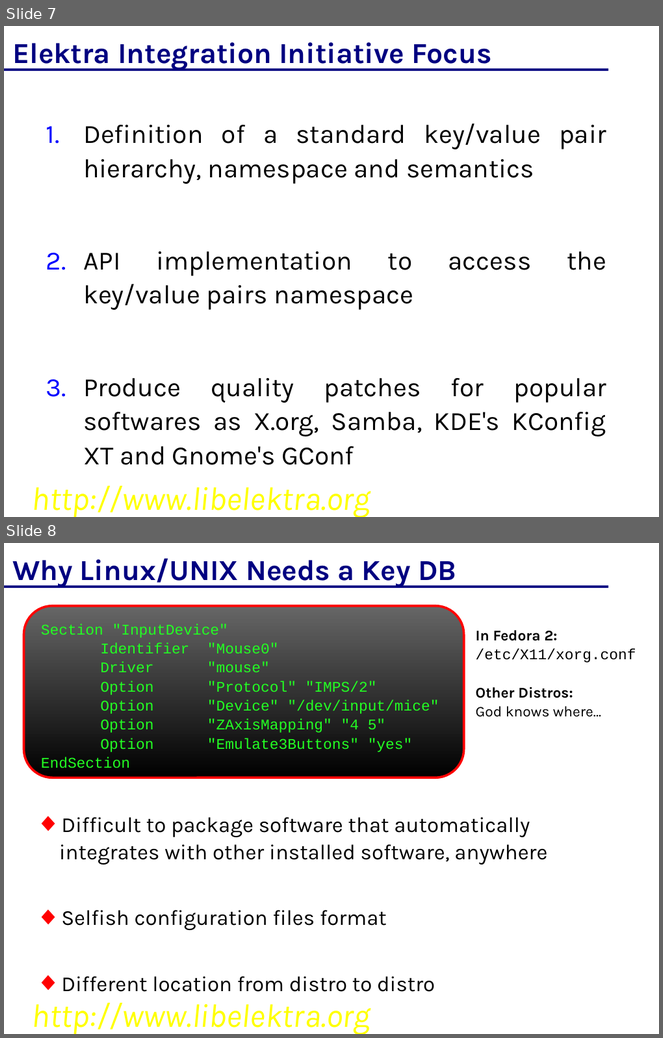
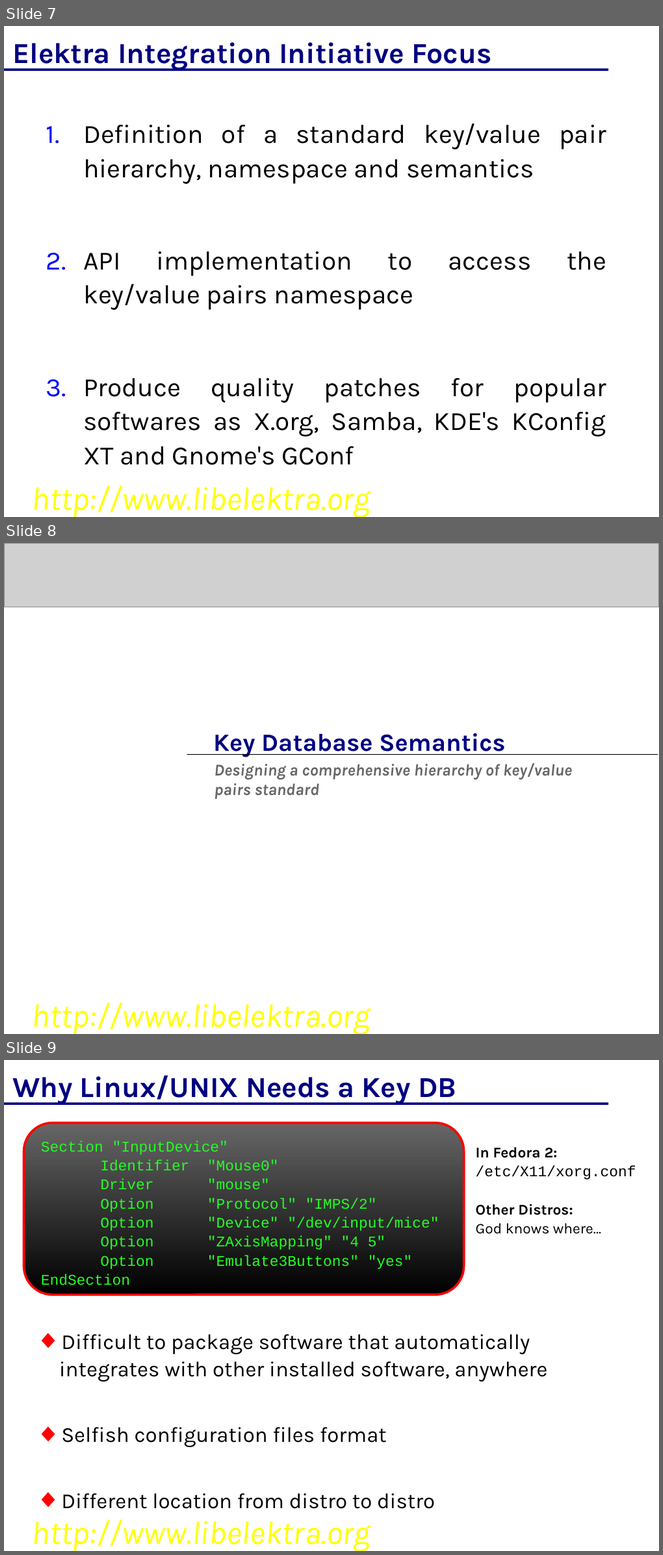
Before and after one commit to ElektraInitiative/libelektra, a slide deck: doc/elektra.odp. Shown one above the other, each under a label of ours: slides 7 and 8 before the commit, slides 7, 8 and 9 after it. The pictures are 663x1038 and 663x1555 pixels, drawn with LibreOffice and Linux fonts; fonts in the diff are those of the drawing; grey boxes stand for pictures; background and template pictures are left out. Boxes give left, top, right and bottom in pixels: in the first picture for what was removed or moved away, otherwise in the second. Text is boxed around its words. In the diff, an @@ line names an element or a change of style, - is before the commit and + after.

```diff
--- a/doc/elektra.odp
+++ b/doc/elektra.odp
@@ slide 8 added at (4, 543, 659, 1034), background #FFFFFF; not listed: 2 template elements that a slide beside it also shows @@
@@ picture added at (4, 543, 659, 607) @@
@@ text added at (213, 733, 505, 757), 30 pt, text #000080, bold @@
+Key Database Semantics
@@ line added from (187, 755) to (659, 755), #000000 0.74 pt @@
@@ text added at (214, 763, 572, 799), 20 pt, text #666666, bold, italic @@
+Designing a comprehensive hierarchy of key/value pairs standard
@@ what was slide 8 is now slide 9 @@
```
Also in this commit, not shown: 7 slides changed, 1 other slide added, 1 slide removed.
